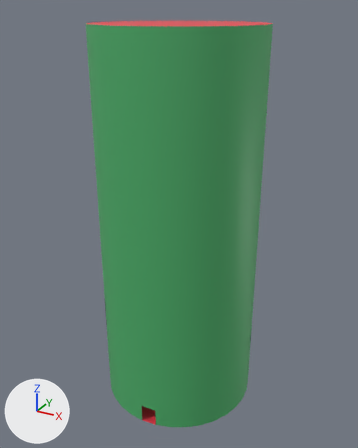
What one commit did to the FBX model RMIT_CPS/Assets/3D_Assets/Museum/Museum_Shell_Main/Museum_Shell_Main.fbx.
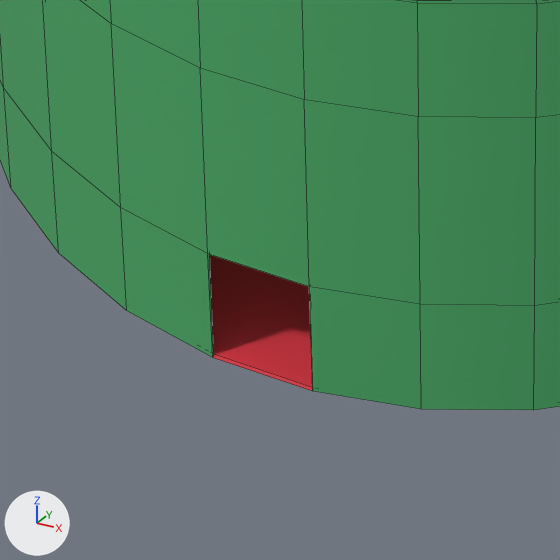
Each version appears first whole from a 50 mm camera at (56.0, -101.9, 99.3) aimed at (-0.1, 0.1, 48.3), and next in a close-up on the part from 32% to 53% of the width and 83% to 100% of the height. The axes (+X, +Y, +Z) are drawn at lower left. The lights are the same throughout. The close-ups show mesh edges as thin lines. Where no turn or scale is listed for an object, it has been applied to the vertices.

The first close-up shows 'Museum_Shell_Main'.
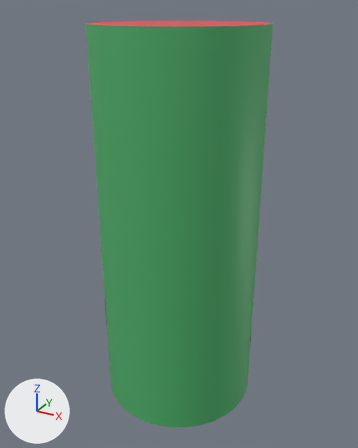
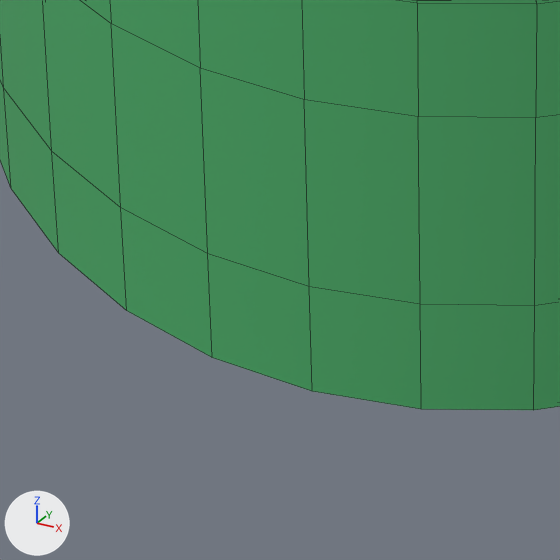
The change, as a diff of the scene's bpy script:
```diff
--- a/RMIT_CPS/Assets/3D_Assets/Museum/Museum_Shell_Main/Museum_Shell_Main.fbx.py
+++ b/RMIT_CPS/Assets/3D_Assets/Museum/Museum_Shell_Main/Museum_Shell_Main.fbx.py
@@ me_museum_shell_main_mesh_001 @@
 me_museum_shell_main_mesh_001.from_pydata(...)  # 512 vertices, 458 faces; spans x -20.1..20.1, y -20.1..20.1, z -0.1..96.0
 # used by ob_museum_shell_main; location = (0.0, 0.0, 0.0)
 # verts and faces of me_museum_shell_main_mesh_001; kept vertices keep their numbers, new ones are numbered from 512
 # before: 15 (3.9, -19.6, 0.0) at pixel (312, 387), 16 (0.0, -20.0, 0.0) at pixel (213, 354), 86 (3.9, -19.6, 4.8), 89 (0.0, -20.0, 4.8), 271 (3.9, -19.7, -0.1) at pixel (312, 391)
 # before: 272 (0.0, -20.1, -0.1) at pixel (212, 357), 342 (3.9, -19.7, 4.8) at pixel (309, 286), 345 (0.0, -20.1, 4.8) at pixel (207, 253)
+# me_museum_shell_main_mesh_001 part 1
+delete_faces([(15, 16, 272, 271), (15, 271, 342, 86), (86, 342, 345, 89), (16, 89, 345, 272)])
+faces += [(15, 16, 89, 86), (271, 342, 345, 272)]  # mat_mat_museum_wall (green #4eb16c)
 me_museum_shell_main_mesh_001.materials.append(mat_mat_museum_ground)
```

Location of each change, (x1, y1, x2, y2) in pixels of the close-ups (560 x 560 px):
part 1 of me_museum_shell_main_mesh_001, cut back
    before: (208, 254, 313, 391)
    after: (208, 254, 312, 391)
